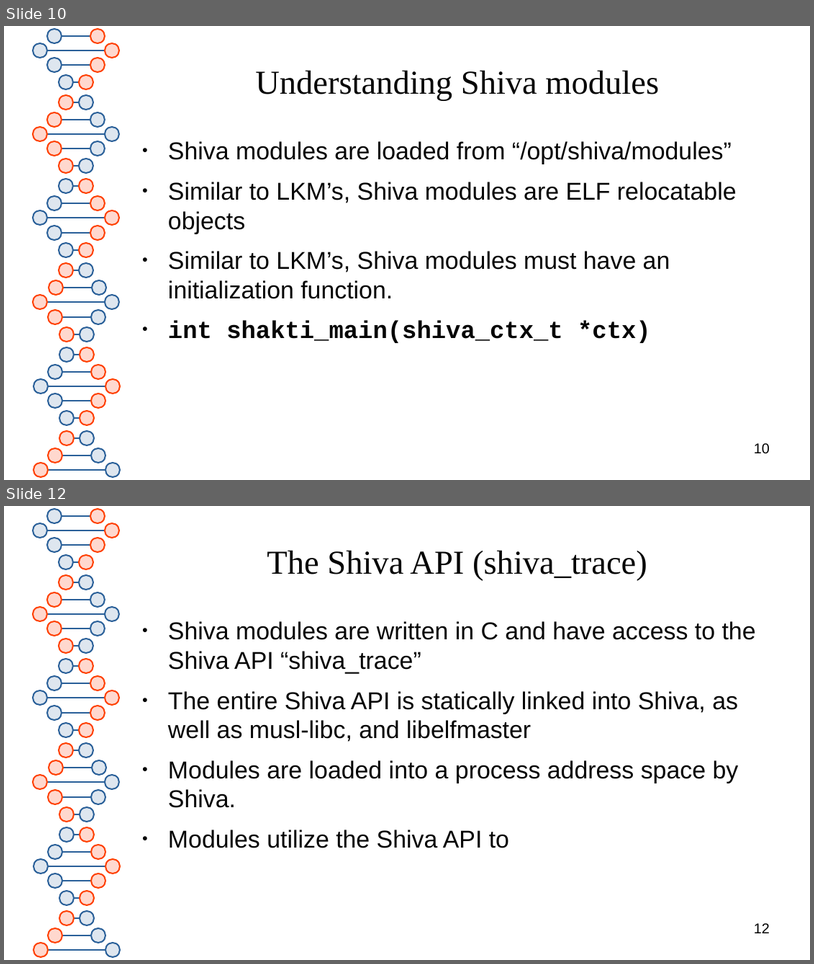
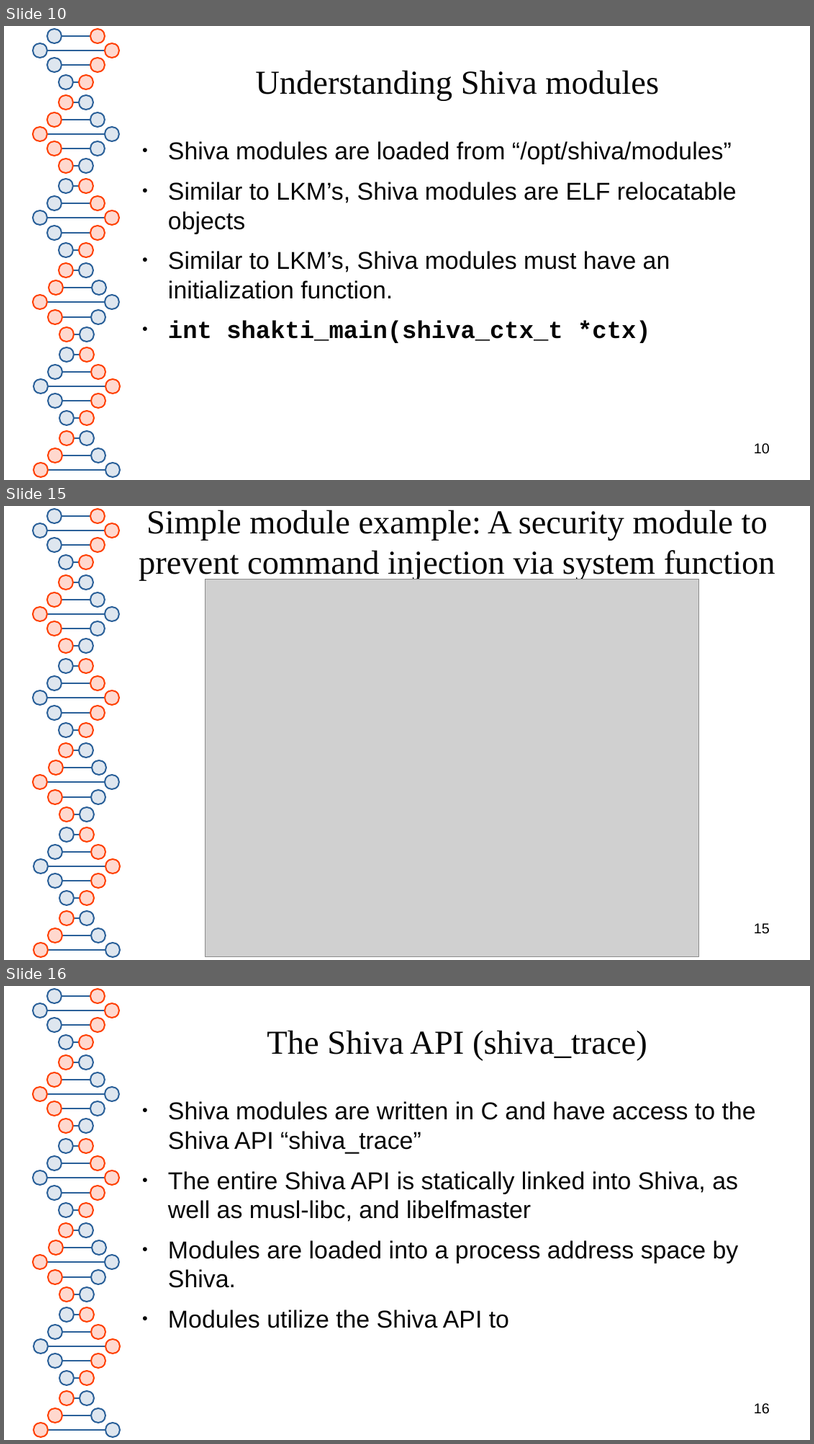
Before and after one commit to advanced-microcode-patching/shiva, a slide deck: presentation/shiva_runtime.odp. Shown one above the other, each under a label of ours: slides 10 and 12 before the commit, slides 10, 15 and 16 after it; the slides between them are not shown. The pictures are 814x964 and 814x1444 pixels, drawn with LibreOffice and Linux fonts; fonts in the diff are those of the drawing; grey boxes stand for pictures. Boxes give left, top, right and bottom in pixels: in the first picture for what was removed or moved away, otherwise in the second. Text is boxed around its words. In the diff, an @@ line names an element or a change of style, - is before the commit and + after.

```diff
--- a/presentation/shiva_runtime.odp
+++ b/presentation/shiva_runtime.odp
@@ slide 15 added at (4, 506, 810, 960), background #FFFFFF; not listed: 81 template elements that a slide beside it also shows @@
@@ title added at (139, 510, 776, 581), 33 pt, text #050505 @@
+Simple module example: A security module to prevent command injection via system function
@@ picture added at (205, 579, 700, 957) @@
@@ page number added at (754, 923, 770, 934), 14 pt, text #000000 @@
+15
@@ what was slide 12 is now slide 16 @@
@@ page number at (754, 1403, 770, 1414): text changed @@
-12
+16
```
Also in this commit, not shown: 2 slides changed, 3 other slides added, 2 other files.
